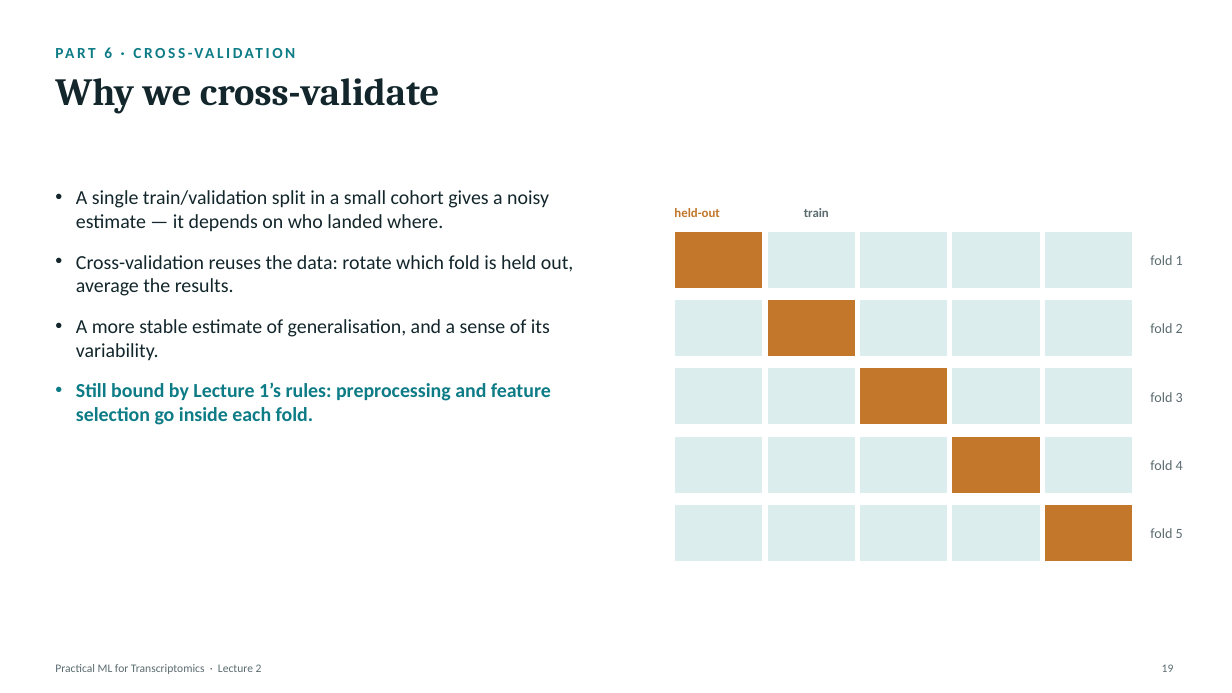
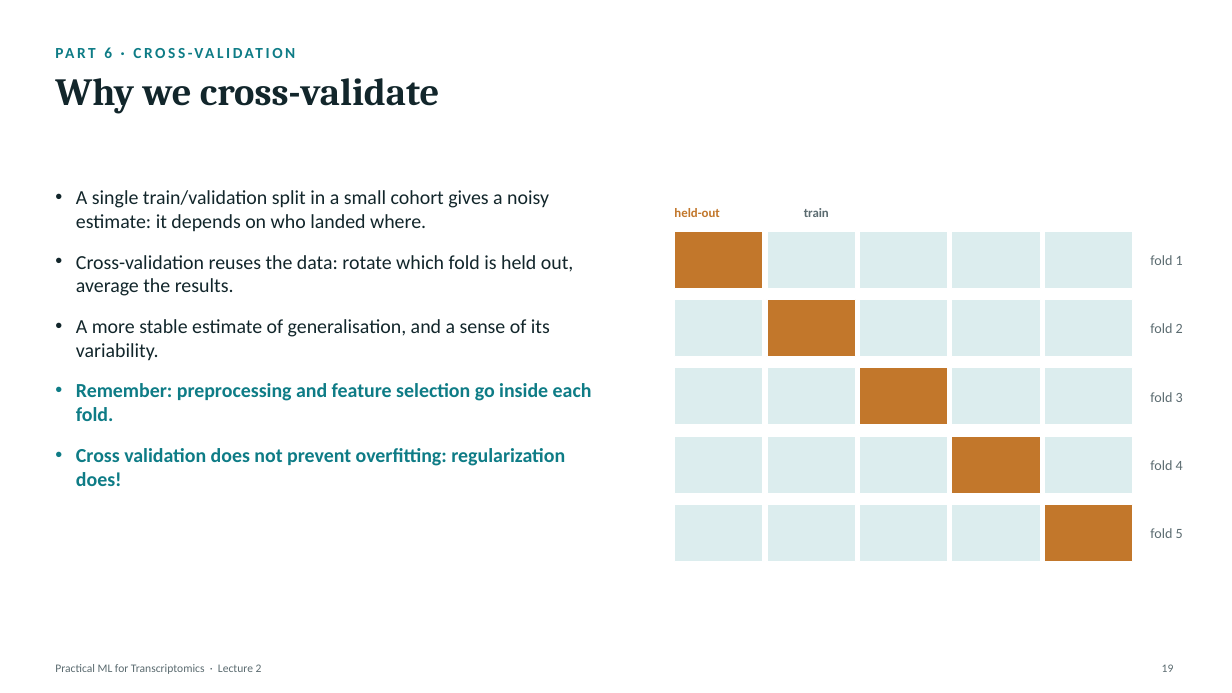
Before and after one commit to zhanyinx/ml26, a slide deck: slide 19 of lessons/lesson02_baseline_model/theory/slides/Lecture2 - Building the First Predictive Model.pptx. Drawn at 1232x693 pixels with LibreOffice and Linux fonts; fonts in the diff are those of the drawing. Boxes give left, top, right and bottom in pixels: in the first picture for what was removed or moved away, otherwise in the second. Text is boxed around its words. In the diff, an @@ line names an element or a change of style, - is before the commit and + after.

```diff
--- a/lessons/lesson02_baseline_model/theory/slides/Lecture2 - Building the First Predictive Model.pptx
+++ b/lessons/lesson02_baseline_model/theory/slides/Lecture2 - Building the First Predictive Model.pptx
@@ text at <box>76,190,549,232</box>: text changed @@
-• A single train/validation split in a small cohort gives a noisy estimate — it depends on who landed where.
+• A single train/validation split in a small cohort gives a noisy estimate: it depends on who landed where.
@@ text at <box>76,383,592,486</box>: text changed @@
-• Still bound by Lecture 1’s rules: preprocessing and feature selection go inside each fold.
+• Remember: preprocessing and feature selection go inside each fold.
+• Cross validation does not prevent overfitting: regularization does!
```
Also in this commit, not shown: 20 other slides changed.
